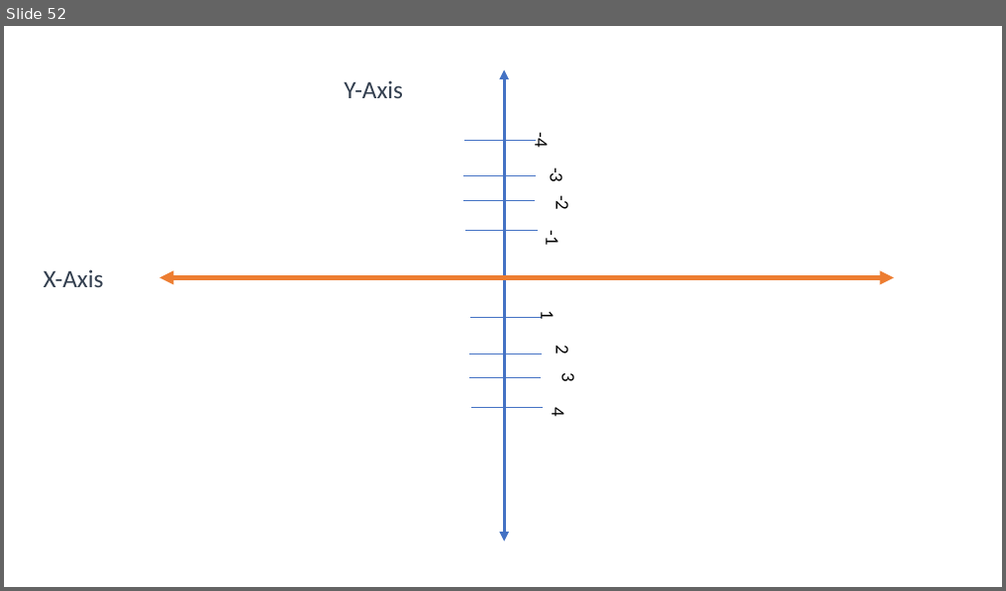
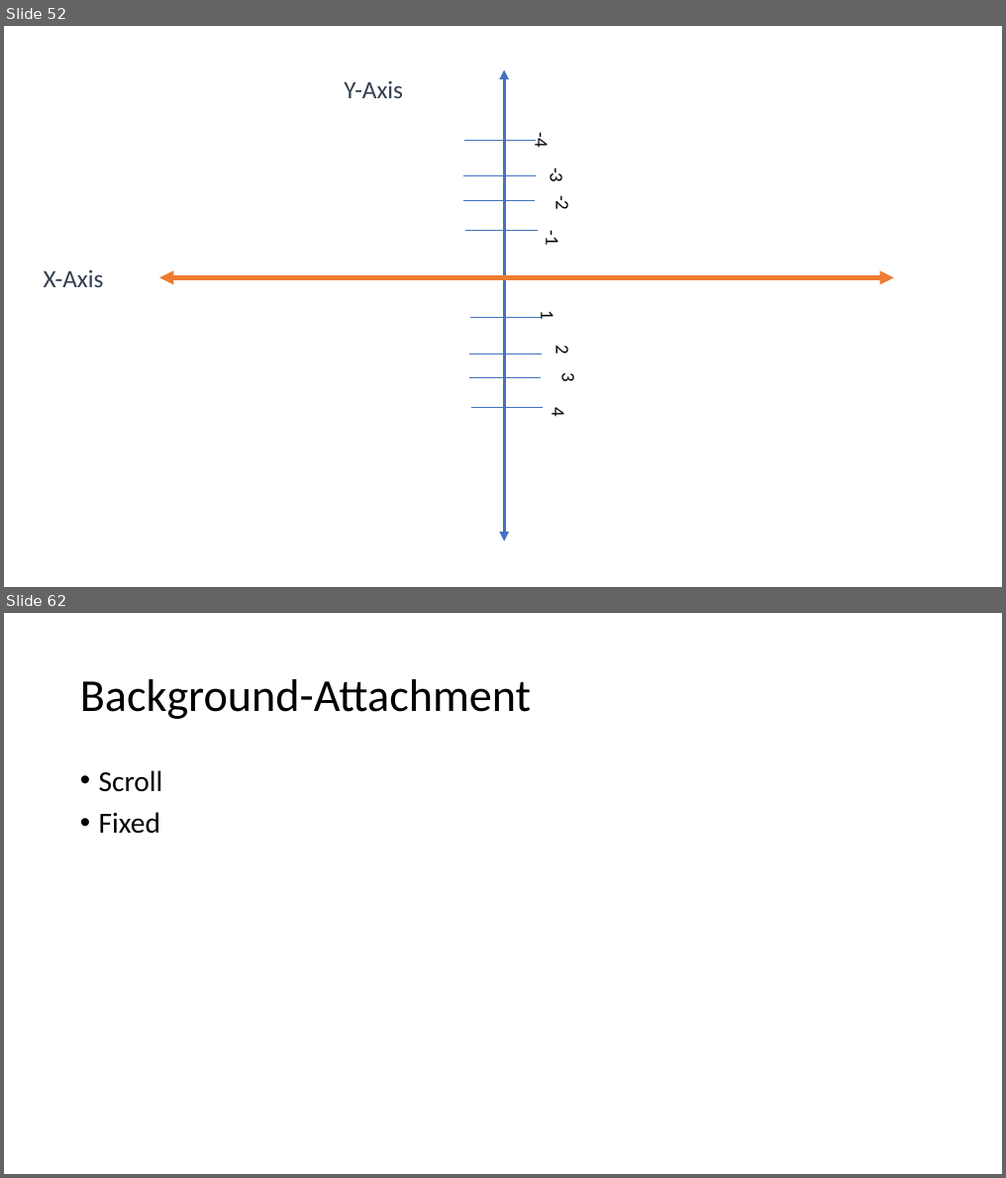
Before and after one commit to PiyushChaturvedii/Batch04, a slide deck: CSS.pptx. Shown one above the other, each under a label of ours: slide 52 before the commit, slides 52 and 62 after it; the slides between them are not shown. The pictures are 1006x591 and 1006x1178 pixels, drawn with LibreOffice and Linux fonts; fonts in the diff are those of the drawing. Boxes give left, top, right and bottom in pixels: in the first picture for what was removed or moved away, otherwise in the second. Text is boxed around its words. In the diff, an @@ line names an element or a change of style, - is before the commit and + after.

```diff
--- a/CSS.pptx
+++ b/CSS.pptx
@@ slide 62 added at (4,613,1002,1174), background #FFFFFF @@
@@ title added at (80,679,531,719), 44 pt, text #000000 @@
+Background-Attachment
@@ text added at (99,770,163,834), 28 pt, text #000000 @@
+• Scroll
+• Fixed
```
Also in this commit, not shown: 12 other slides added, 9 other files.
